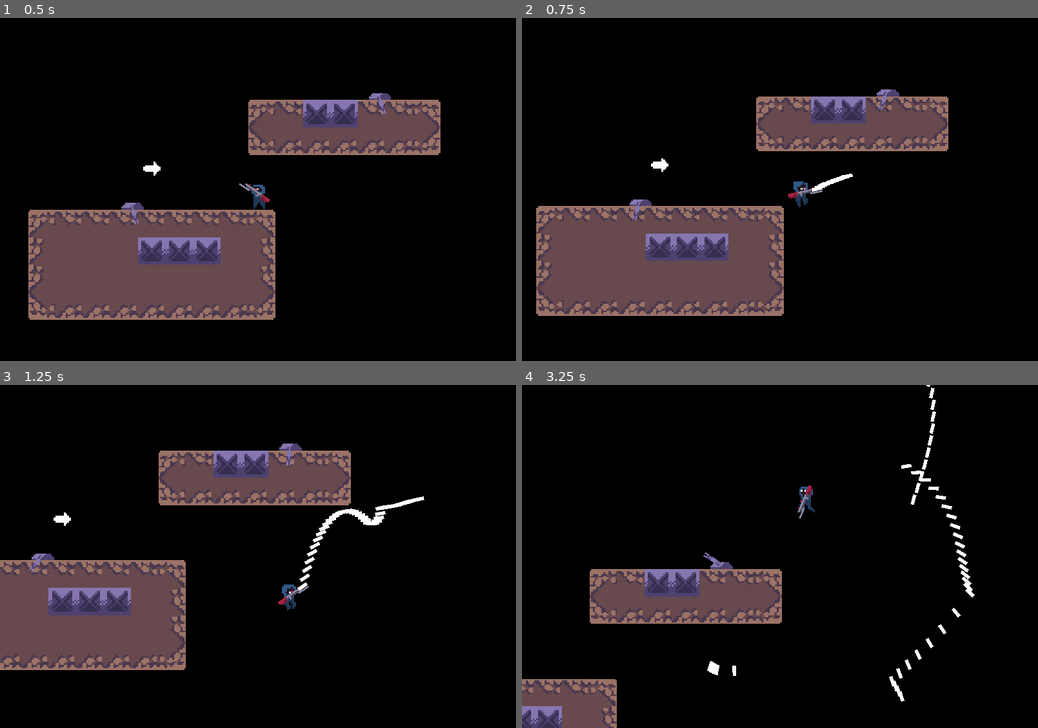
Above: before the commit, frames 1-4 (two rows, left to right).
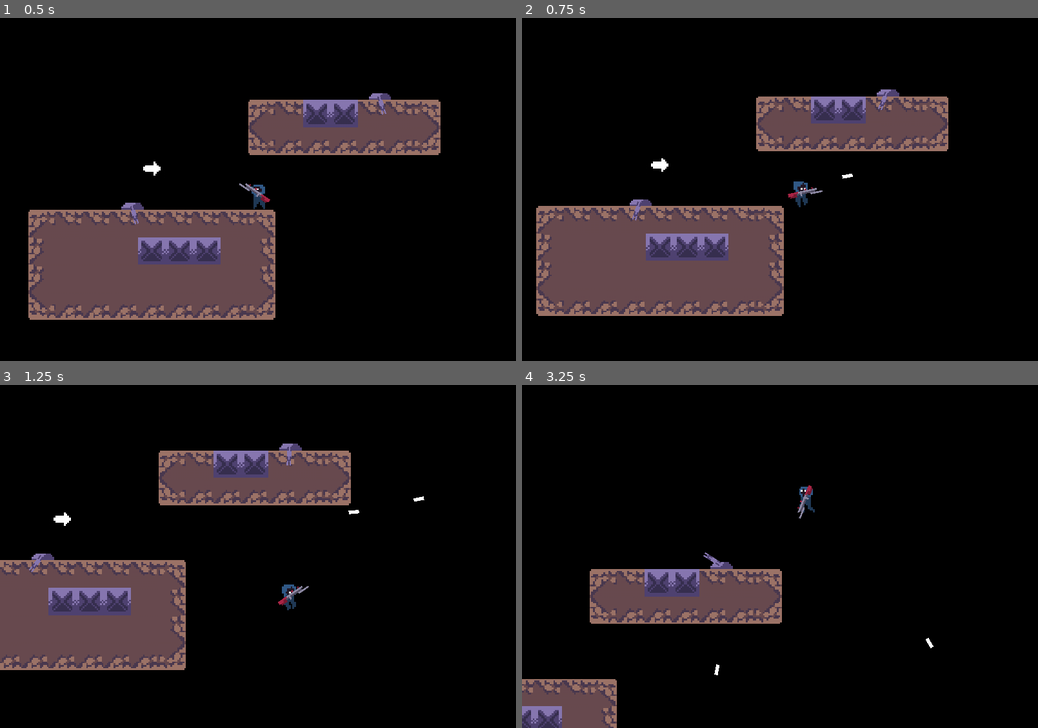
Above: after the commit, the same moments.

Repository: Wiper-GameDev/Aeroblaster
Game: Godot game, scene res://src/Game/Game.tscn
Same seed, same stepped clock (60 frames per second), same inputs: the game is played once before the commit and once after it.
Inputs (mouse positions are in pixels of both pictures, inside the frame that each line leads up to):
- Up to frame 1 (0.5 s): no input
- Up to frame 2 (0.75 s): move the mouse to (893, 172) at 0.52 s; press the mouse at (893, 172) at 0.53 s; hold Right (move_right) from 0.53 s (still down)
- Up to frame 3 (1.25 s): keep holding Right (move_right); tap W (jump) at 0.77 s
- Up to frame 4 (3.25 s): move the mouse to (676, 573) at 1.27 s; release the mouse at (676, 573) at 1.28 s; click (676, 573) at 1.35 s; tap W (jump) at 1.52, 3.02 s; move the mouse to (831, 481) at 2.02 s; release Right (move_right) at 2.03 s; press the mouse at (831, 481) at 2.03 s; hold Left (move_left) 2.03-2.78 s; move the mouse to (754, 625) at 2.77 s; release the mouse at (754, 625) at 2.78 s; hold Right (move_right) from 2.78 s (still down); click (754, 625) at 2.85 s

Frame 1 is identical in both runs. In frame 2, less than 0.1% of the frame differs, in the area x 56-64%, y 45-51%; in frame 3, 0.5%; in frame 4, 0.8%, in the area x 35-88%, y 0-93%.

Commit message:
Forget to fix

Diff:
--- a/src/Entities/Player/Gun/Gun.gd
+++ b/src/Entities/Player/Gun/Gun.gd
@@ -34,8 +34,8 @@
 	if not can_shot:
 		return
 
-	#can_shot = false
-	#$ShotTimer.start()
+	can_shot = false
+	$ShotTimer.start()
 	var bullet = BULLET.instance()
 	get_tree().get_root().add_child( bullet)
 	var angle := calculate_rotation_degrees($Area2D/GunPosition2.global_position, $Area2D/GunPosition.global_position)
